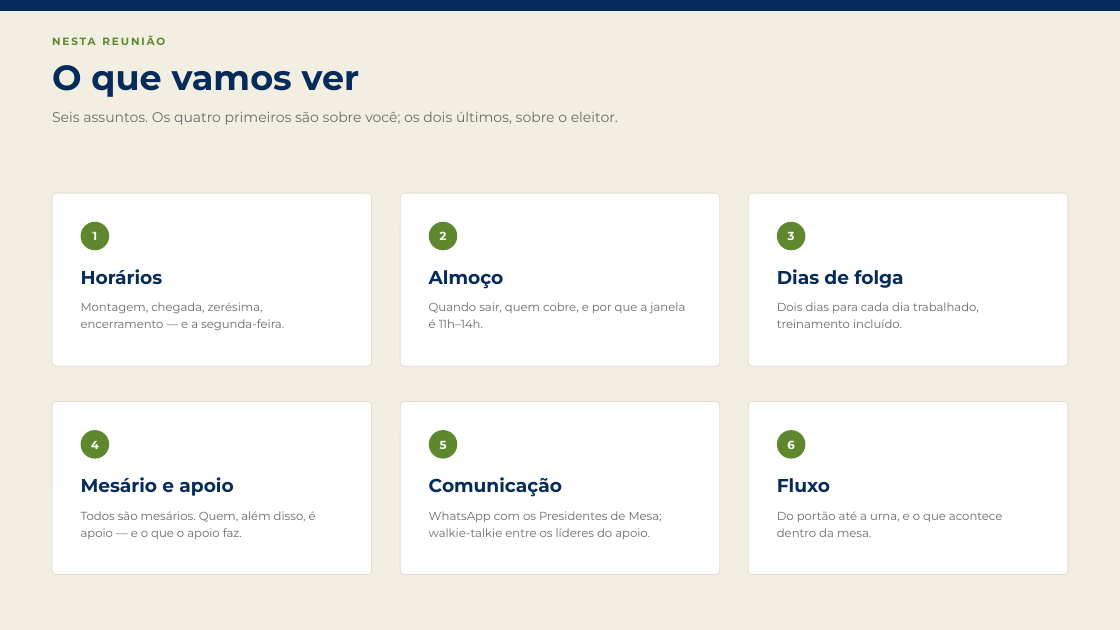
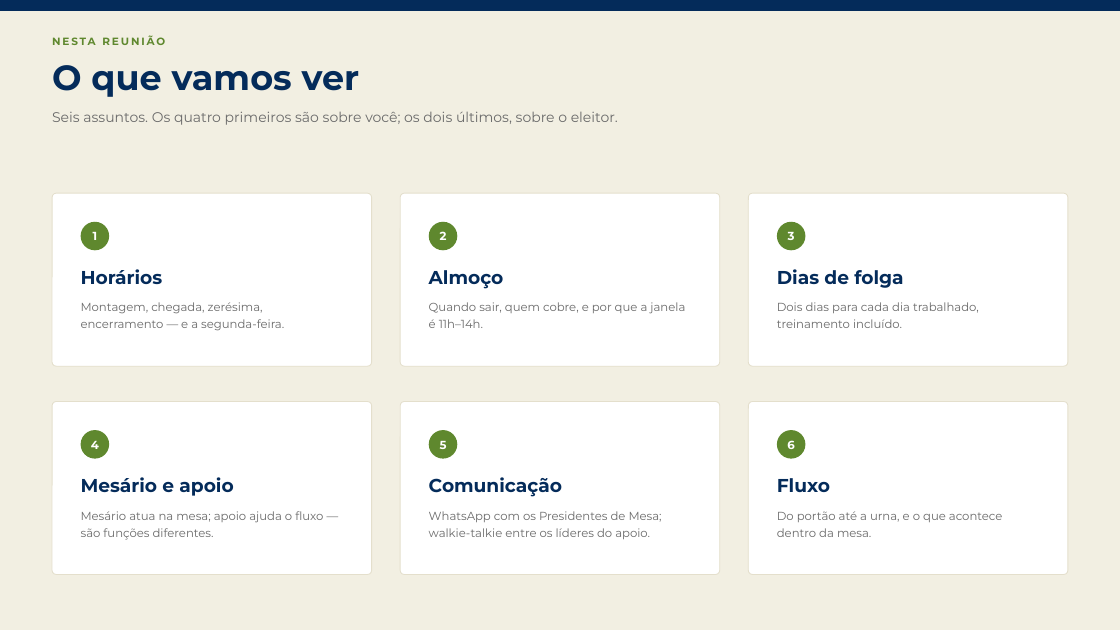
Before and after one commit to hamadmkalaf/dublineleicoesfinal, a slide deck: slide 2 of Apresentações/2026.9.23_Equipe Embaixada_Briefing.pptx. Drawn at 1120x630 pixels with LibreOffice and Linux fonts; fonts in the diff are those of the drawing. Boxes give left, top, right and bottom in pixels: in the first picture for what was removed or moved away, otherwise in the second. Text is boxed around its words. In the diff, an @@ line names an element or a change of style, - is before the commit and + after.

```diff
--- a/Apresentações/2026.9.23_Equipe Embaixada_Briefing.pptx
+++ b/Apresentações/2026.9.23_Equipe Embaixada_Briefing.pptx
@@ text at <box>81,511,323,540</box>: text changed @@
-Todos são mesários. Quem, além disso, é apoio — e o que o apoio faz.
+Mesário atua na mesa; apoio ajuda o fluxo — são funções diferentes.
```
Also in this commit, not shown: 3 other slides changed, 1 slide added, 1 other file.
